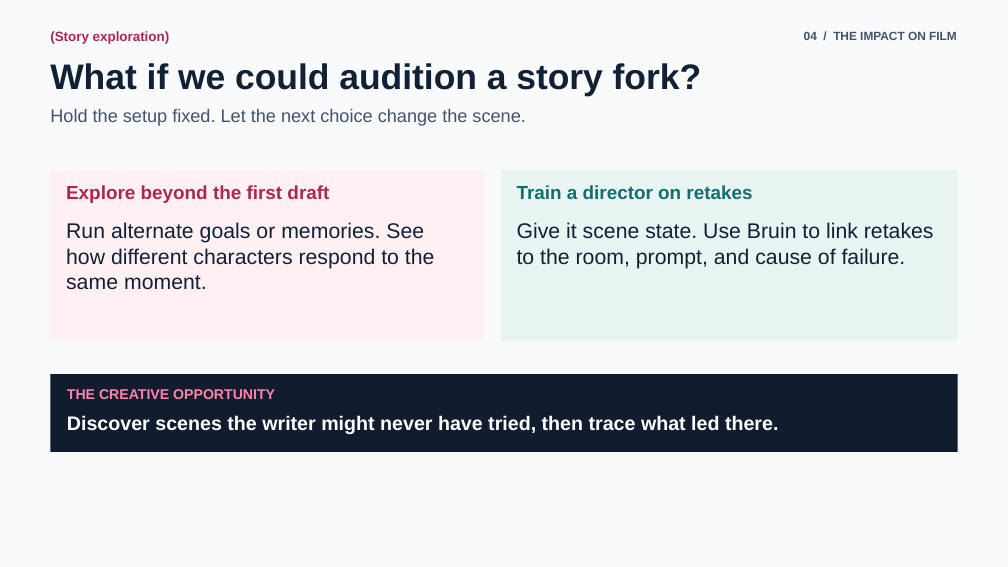
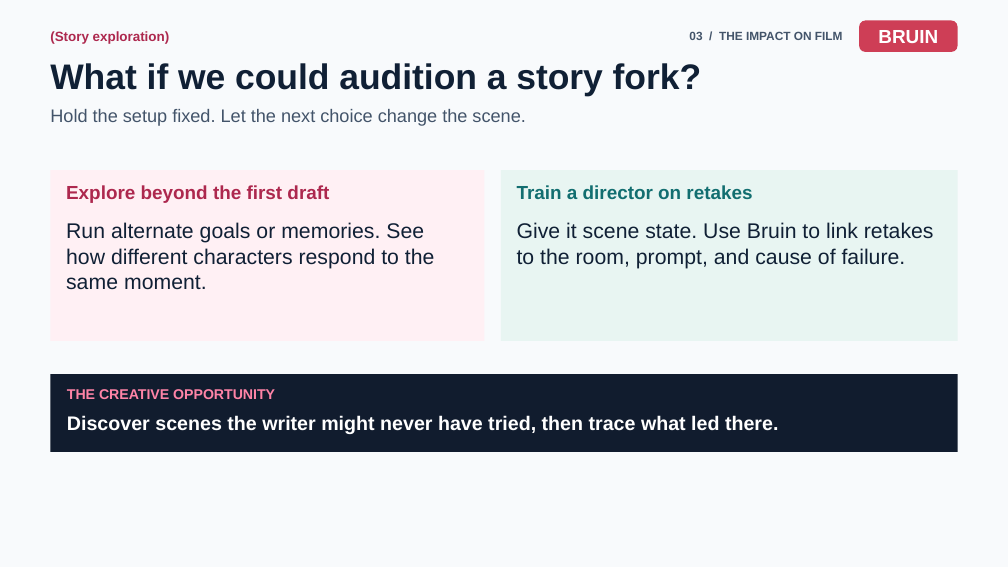
Before and after one commit to PeemCS/Agents_trapped_in_a_time_loop, a slide deck: slide 21 of showcase/presentation/Loopday-Talk-Deck.pptx (slide 22 before the commit). Drawn at 1008x567 pixels with LibreOffice and Linux fonts; fonts in the diff are those of the drawing. Boxes give left, top, right and bottom in pixels: in the first picture for what was removed or moved away, otherwise in the second. Text is boxed around its words. In the diff, an @@ line names an element or a change of style, - is before the commit and + after.

```diff
--- a/showcase/presentation/Loopday-Talk-Deck.pptx
+++ b/showcase/presentation/Loopday-Talk-Deck.pptx
@@ rounded rectangle added at (x1=859, y1=20, x2=957, y2=52), fill #CE3E56 @@
@@ text at (x1=689, y1=32, x2=843, y2=40): text changed @@
-04 / THE IMPACT ON FILM
+03 / THE IMPACT ON FILM
@@ text added at (x1=878, y1=30, x2=938, y2=43), 18 pt, text #FFFFFF, bold @@
+BRUIN
```
Also in this commit, not shown: 17 other slides changed, 2 slides added, 3 slides removed, 1 other file.
